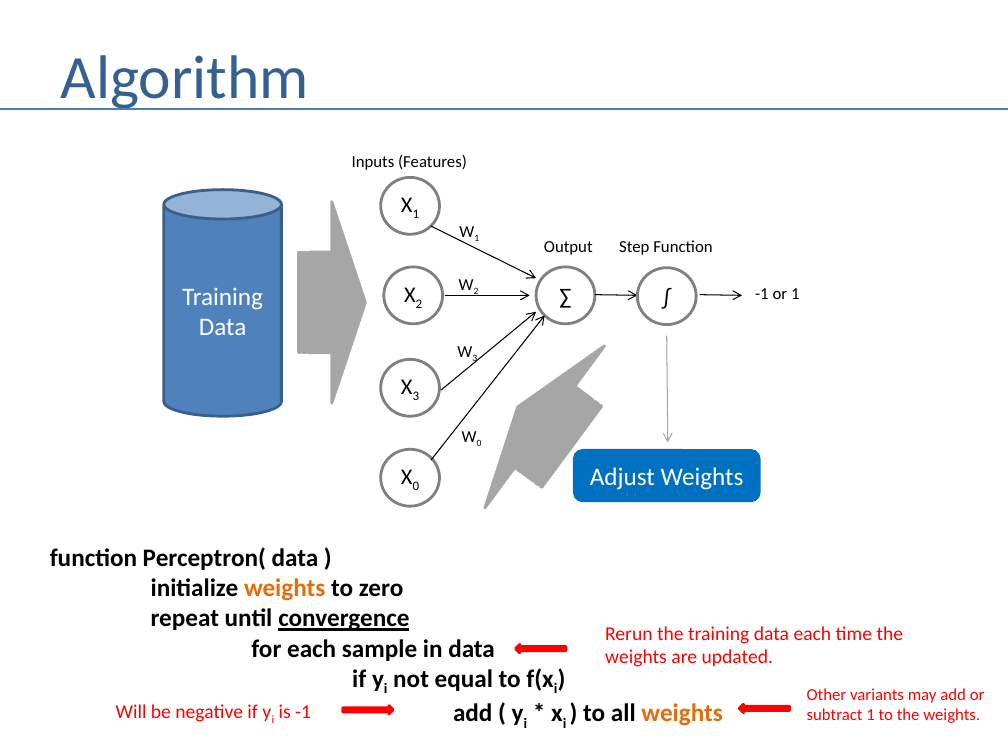
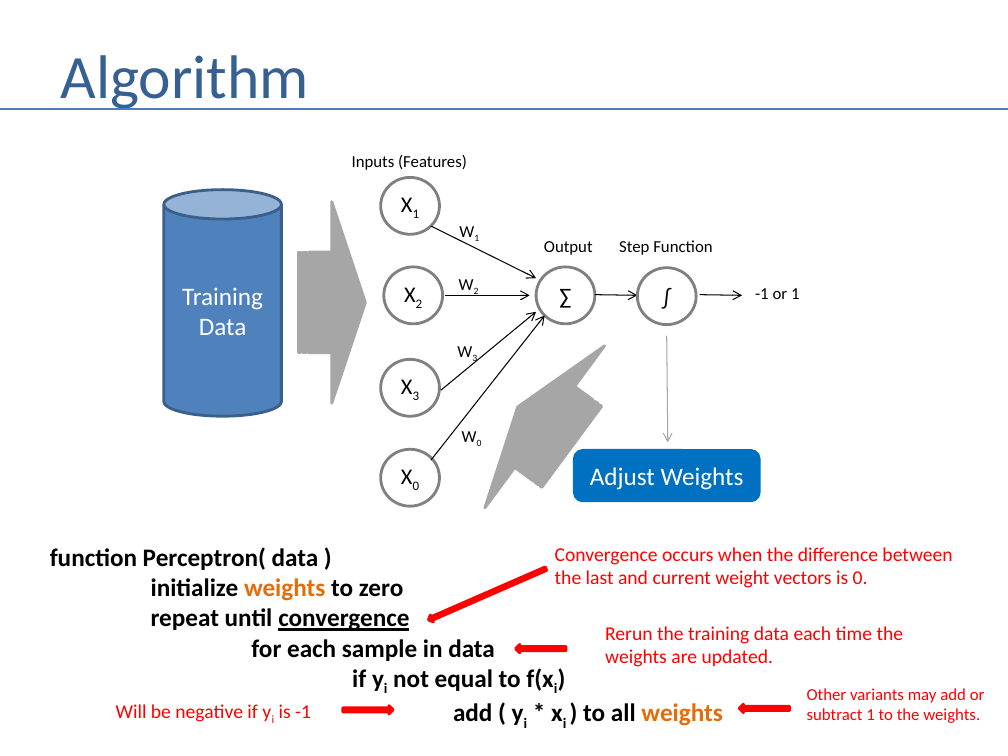
Before and after one commit to andrewferlitsch/Portland-Data-Science-Group, a slide deck: slide 7 of Presentations/ML - Perceptron.pptx. Drawn at 1008x756 pixels with LibreOffice and Linux fonts; fonts in the diff are those of the drawing. Boxes give left, top, right and bottom in pixels: in the first picture for what was removed or moved away, otherwise in the second. Text is boxed around its words. In the diff, an @@ line names an element or a change of style, - is before the commit and + after.

```diff
--- a/Presentations/ML - Perceptron.pptx
+++ b/Presentations/ML - Perceptron.pptx
@@ left arrow added at (x1=427, y1=565, x2=547, y2=623), fill #FF0000, outline #FF0000 2 pt @@
@@ text added at (x1=555, y1=547, x2=952, y2=588), 14 pt, text #FF0000 @@
+Convergence occurs when the difference between
+the last and current weight vectors is 0.
```
Also in this commit, not shown: 1 other slide changed, 1 other file.
